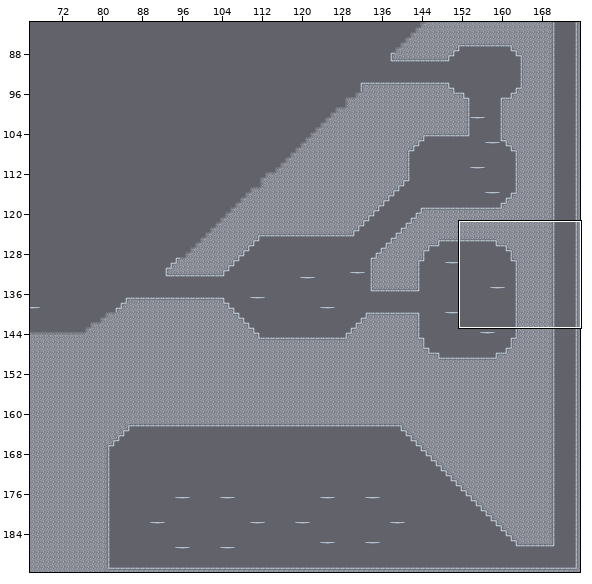
An edit to a level. Tiled map (JSON), frontend/src/game/assets/Maps/Vesta.json. Above: a wide view before the commit, with the close-up outlined.
Close-up. Before:
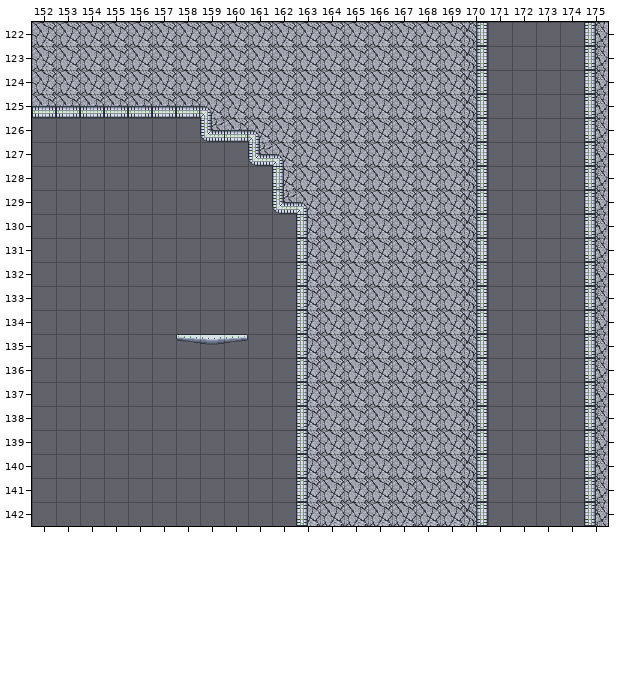
Cells are 32x32 px. Shown: x 152..175, y 122..142. The commit also changed other parts of the map, which this record leaves out.
After:
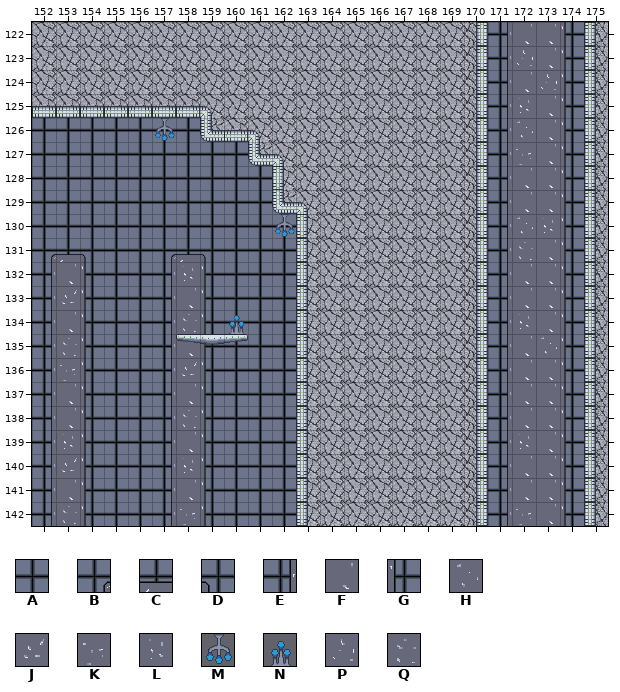
Key: from "Wall_Tiles": A 0, B 20, C 21, D 22, E 30, F 31, G 32, H 60, J 61, K 62, L 63, M 67, N 69, P 71, Q 73.
_ is an empty cell.
Tiles of an added or newly shown layer are drawn over the layers below it.
See-through tiles are keyed as they look on the map.
Difference:
Layer "Walls" (added):
The edit adds tile A in row 126 at x 152 to 159; in rows 127 to 128 at x 152 to 161; in rows 129 to 130 at x 152 to 162; in rows 131 to 142 at x 155 to 156 and 160 to 162.
The edit adds tile B in row 131 at x 152 and 157.
The edit adds tile C in row 131 at x 153 and 158.
The edit adds tile D in row 131 at x 154 and 159.
The edit adds tile E in rows 122 to 131 at x 171; in rows 132 to 142 at x 152, 157 and 171.
The edit adds tile F in row 122 at x 172 to 173; in row 123 at x 173; in row 124 at x 172; in rows 125 to 127 at x 173; in rows 128 to 129 at x 172 to 173; in row 131 at x 173.
The edit adds tile F in row 132 at x 153 and 172 to 173; in row 133 at x 158 and 172 to 173; in row 134 at x 153 and 173; in row 135 at x 172; in row 136 at x 172 to 173; in row 137 at x 153, 158 and 172 to 173.
The edit adds tile F in row 138 at x 153 and 172 to 173; in row 139 at x 158 and 173; in row 140 at x 172 to 173; in row 141 at x 153, 158 and 172 to 173; in row 142 at x 173.
The edit adds tile G in rows 122 to 131 at x 174; in rows 132 to 142 at x 154, 159 and 174.
The edit adds tile H in row 126 at x 172; in row 130 at x 172; in row 135 at x 173.
The edit adds tile J in row 133 at x 153; in row 136 at x 158; in row 140 at x 153.
The edit adds tile K in row 127 at x 172; in row 136 at x 153; in row 142 at x 158 and 172.
The edit adds tile L in row 125 at x 172; in row 130 at x 173; in row 132 at x 158; in row 134 at x 172; in row 139 at x 153 and 172; in row 140 at x 158.
The edit adds tile P in row 123 at x 172; in row 124 at x 173.
The edit adds tile Q in row 131 at x 172; in row 134 at x 158; in row 135 at x 153; in row 138 at x 158; in row 142 at x 153.
Layer "Lights" (added):
The edit adds tile M in row 126 at x 157; in row 130 at x 162.
The edit adds tile N in row 134 at x 160.
Pixel boxes of the changes (left, top, right, bottom) in both close-ups:
added: (488, 22, 584, 526)
added: (32, 118, 296, 526)
